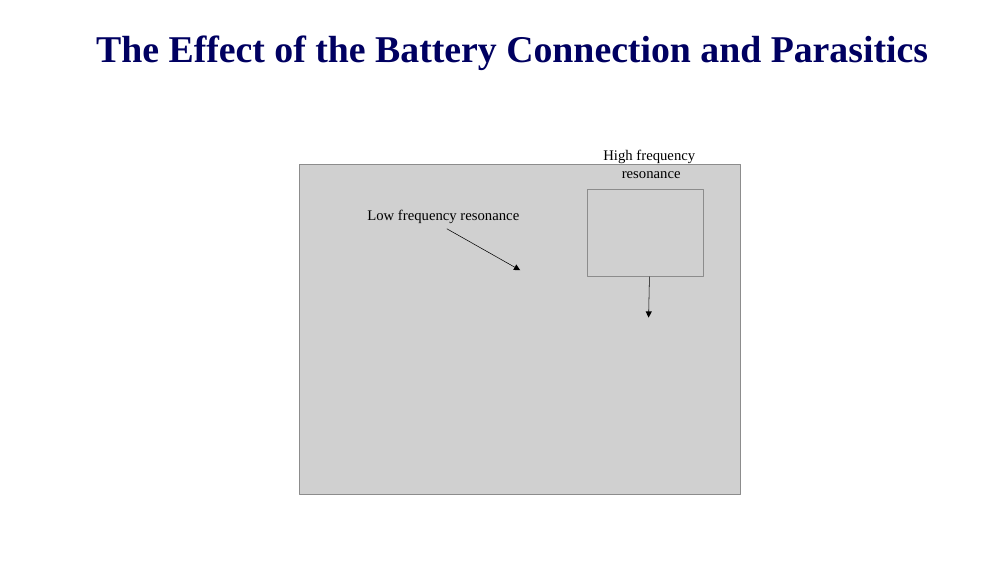
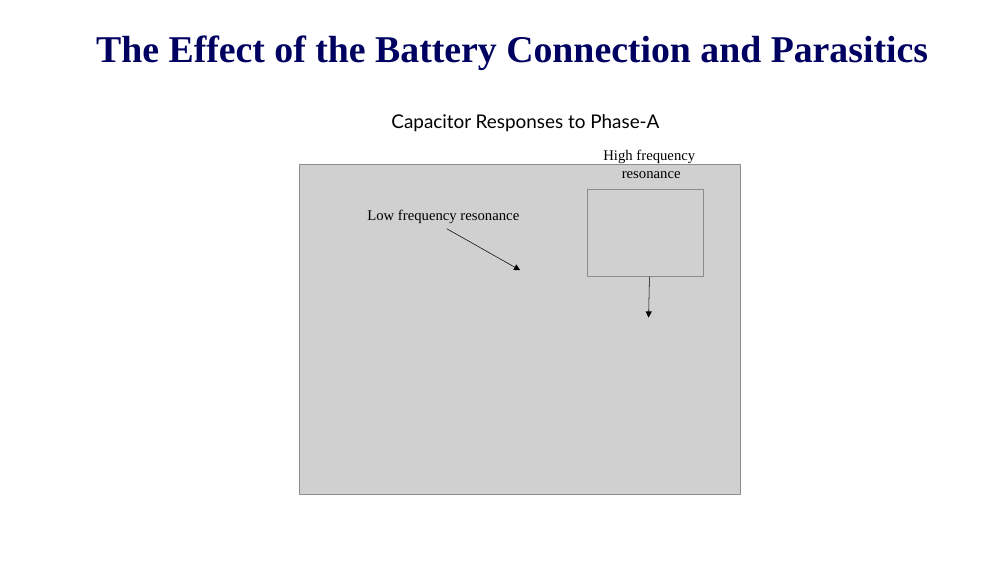
Before and after one commit to EnesAyaz/KTH, a slide deck: slide 6 of Weekly-Reports/HarmonicModellingOfInverter.pptx (slide 4 before the commit). Drawn at 1008x567 pixels with LibreOffice and Linux fonts; fonts in the diff are those of the drawing; grey boxes stand for pictures; background and template pictures are left out. Boxes give left, top, right and bottom in pixels: in the first picture for what was removed or moved away, otherwise in the second. Text is boxed around its words. In the diff, an @@ line names an element or a change of style, - is before the commit and + after.

```diff
--- a/Weekly-Reports/HarmonicModellingOfInverter.pptx
+++ b/Weekly-Reports/HarmonicModellingOfInverter.pptx
@@ text added at <box>391,114,659,132</box>, 18 pt, text #000000 @@
+Capacitor Responses to Phase-A
```
Also in this commit, not shown: 4 other slides changed, 2 slides added, 18 other files.
